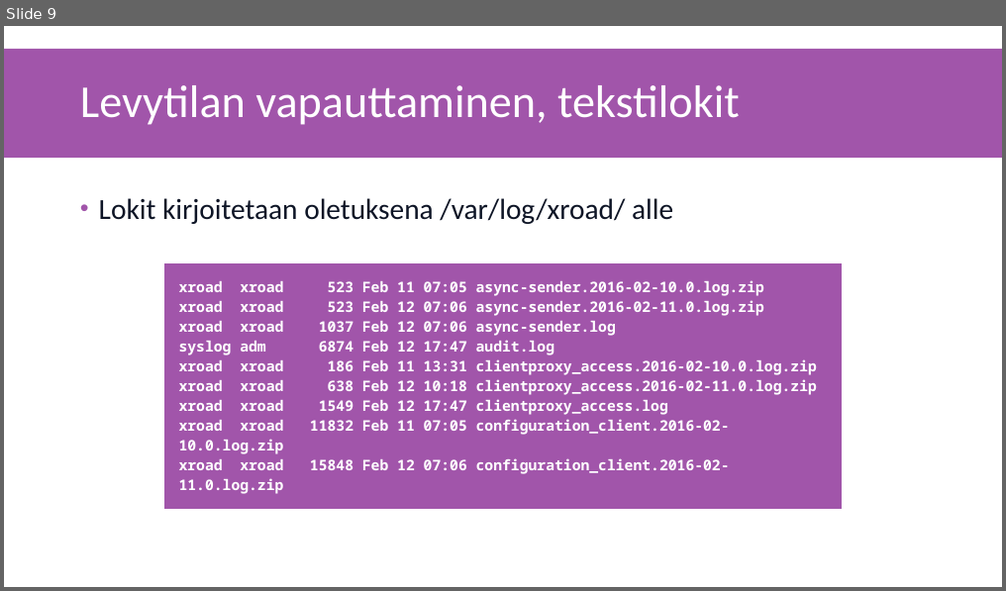
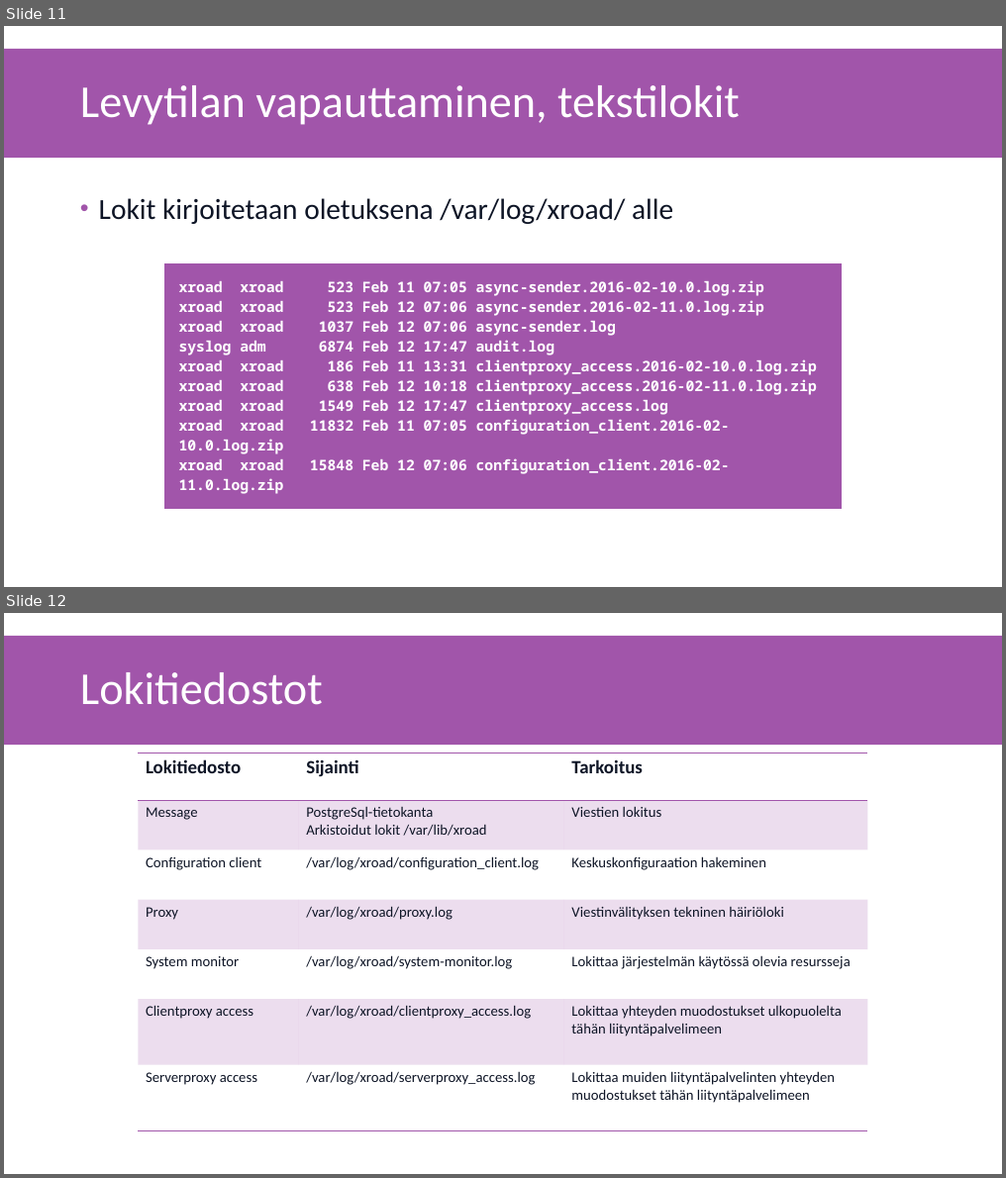
Before and after one commit to gofore/kapa-xroad-presentation, a slide deck: src/2. Admin toiminnot.pptx. Shown one above the other, each under a label of ours: slide 9 before the commit, slides 11 and 12 after it. The pictures are 1006x591 and 1006x1178 pixels, drawn with LibreOffice and Linux fonts; fonts in the diff are those of the drawing. Boxes give left, top, right and bottom in pixels: in the first picture for what was removed or moved away, otherwise in the second. Text is boxed around its words. In the diff, an @@ line names an element or a change of style, - is before the commit and + after.

```diff
--- a/src/2. Admin toiminnot.pptx
+++ b/src/2. Admin toiminnot.pptx
@@ slide 12 added at [4,613,1002,1174], background #FFFFFF; not listed: 1 template element that a slide beside it also shows @@
@@ title added at [80,672,323,705], 44 pt, text #FFFFFF @@
+Lokitiedostot
@@ table added at [138,753,868,1132], 7 rows, 3 columns @@
+Lokitiedosto | Sijainti | Tarkoitus
+Message | PostgreSql-tietokanta / Arkistoidut lokit /var/lib/xroad | Viestien lokitus
+Configuration client | /var/log/xroad/configuration_client.log | Keskuskonfiguraation hakeminen
+Proxy | /var/log/xroad/proxy.log | Viestinvälityksen tekninen häiriöloki
+System monitor | /var/log/xroad/system-monitor.log | Lokittaa järjestelmän käytössä olevia resursseja
+Clientproxy access | /var/log/xroad/clientproxy_access.log | Lokittaa yhteyden muodostukset ulkopuolelta tähän liityntäpalvelimeen
+Serverproxy access | /var/log/xroad/serverproxy_access.log | Lokittaa muiden liityntäpalvelinten yhteyden muodostukset tähän liityntäpalvelimeen
@@ what was slide 9 is now slide 11 @@
```
Also in this commit, not shown: 1 slide changed, 2 other slides added.
